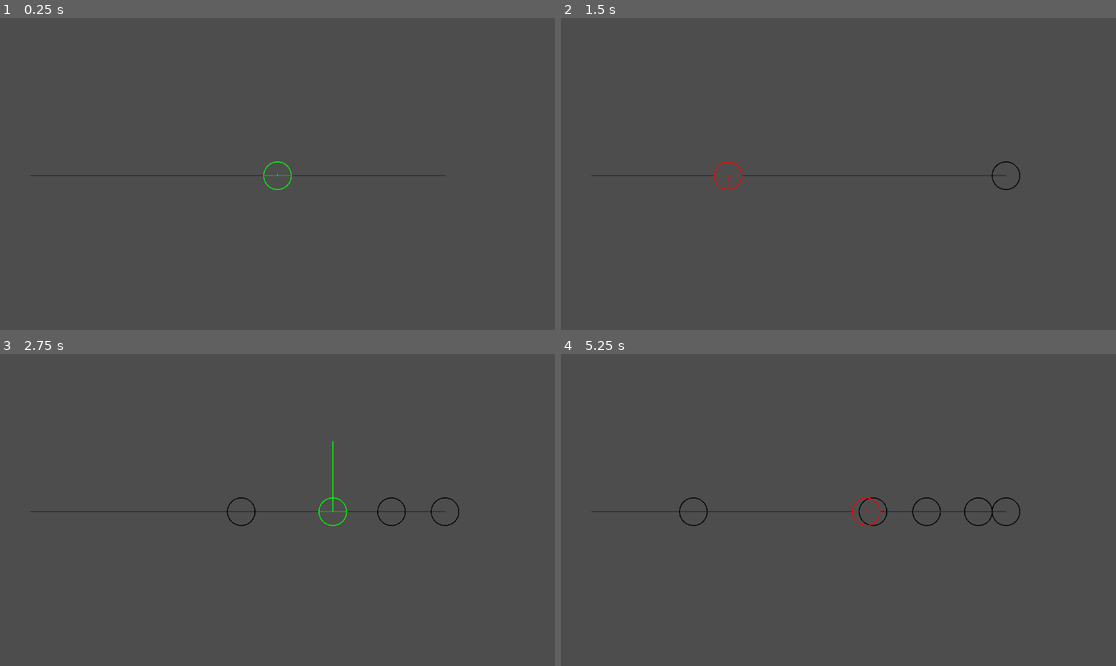
Above: before the commit, frames 1-4 (two rows, left to right).
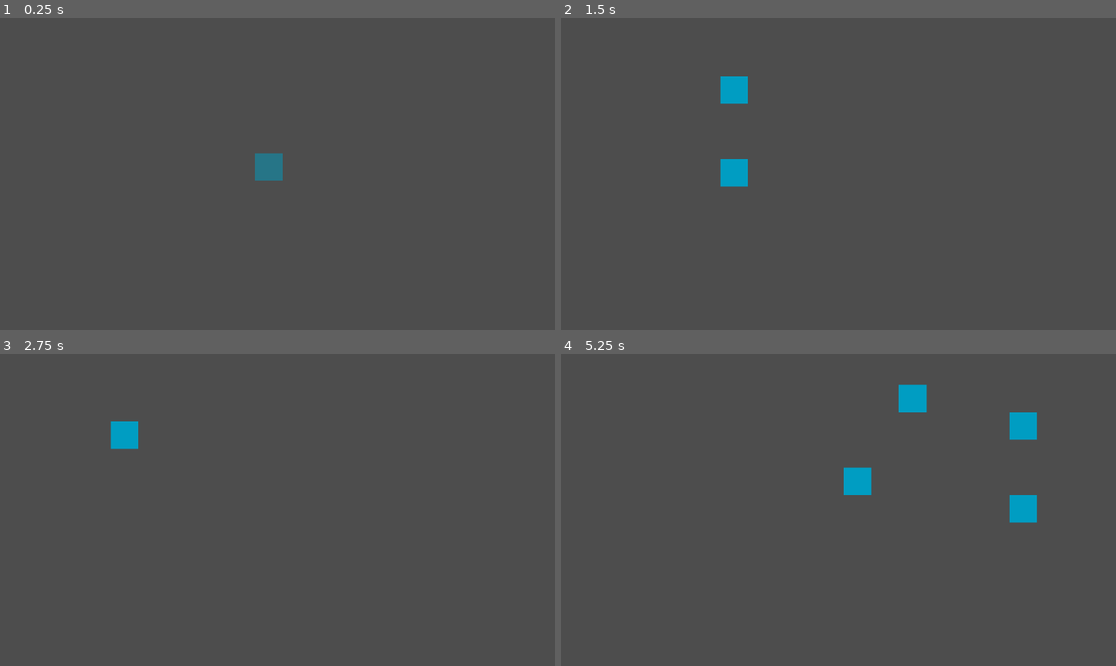
Above: after the commit, the same moments.

Repository: Alexanderbyb78/factory-game
Game: Godot game, scene res://main.tscn
The game is run twice, just before and just after one commit, with the same random seed, the same clock (stepped at 60 frames per second) and the same inputs.
Inputs (mouse positions are in pixels of both pictures, inside the frame that each line leads up to):
- Up to frame 1 (0.25 s): no input
- Up to frame 2 (1.5 s): tap Enter at 0.5 s; move the mouse to (960, 158) at 0.52 s; hold Right (ui_right) 0.53-1.28 s; hold Right mouse button (RMB, bound only before the commit) 0.53-1.28 s; click (960, 158) at 0.67 s; move the mouse to (727, 189) at 1.27 s; hold Down (ui_down) from 1.28 s (still down); right-click (727, 189) at 1.35 s; click (727, 189) at 1.42 s
- Up to frame 3 (2.75 s): move the mouse to (333, 441) at 2.02 s; release Down (ui_down) at 2.03 s; hold Right (ui_right) from 2.03 s (still down); hold Right mouse button (RMB, bound only before the commit) from 2.03 s (still down); click (333, 441) at 2.17 s
- Up to frame 4 (5.25 s): move the mouse to (810, 572) at 2.77 s; release Right (ui_right) at 2.78 s; release Right mouse button (RMB, bound only before the commit) at 2.78 s; hold Up (ui_up) 2.78-3.53 s; right-click (810, 572) at 2.85 s; click (810, 572) at 2.92 s; move the mouse to (1005, 556) at 3.52 s; hold Right mouse button (RMB, bound only before the commit) 3.53-4.28 s; hold Left (ui_left) 3.53-5.03 s; click (1005, 556) at 3.67 s; move the mouse to (672, 463) at 4.27 s; right-click (672, 463) at 4.35 s; click (672, 463) at 4.42 s; move the mouse to (866, 510) at 5.02 s; hold Down (ui_down) from 5.03 s (still down); hold Right mouse button (RMB, bound only before the commit) from 5.03 s (still down); click (866, 510) at 5.17 s

The runs differ from the first frame. In frame 1, 0.6% of the frame differs, in the area x 5-81%, y 43-56%; in frame 2, 1.1%; in frame 3, 0.9%; in frame 4, 2.3%, in the area x 5-86%, y 9-56%.

Commit message:
init: управление камерой

Diff:
--- /dev/null
+++ b/camera_2d.gd
@@ -0,0 +1,32 @@
+extends Camera2D
+
+@export var move_speed: float = 800.0
+@export var zoom_speed: float = 0.1
+@export var min_zoom: float = 0.2
+@export var max_zoom: float = 4.0
+
+var target_zoom: float = 1.0
+
+func _ready():
+	target_zoom = zoom.x
+
+func _process(delta: float) -> void:
+	var direction = Input.get_vector("ui_left", "ui_right", "ui_up", "ui_down")
+	zoom_camera(delta)
+	position += direction * (move_speed / zoom.x) * delta
+
+func zoom_camera(_delta):
+	if is_equal_approx(zoom.x, target_zoom):
+		return
+	var mouse_world = get_global_mouse_position()
+	var ratio = zoom.x / target_zoom
+	position = mouse_world + (position - mouse_world) * ratio
+	zoom = Vector2(target_zoom, target_zoom)
+
+func _input(event):
+	if event is InputEventMouseButton:
+		if event.ctrl_pressed:
+			if event.button_index == MOUSE_BUTTON_WHEEL_UP and event.pressed:
+				target_zoom = clamp(target_zoom * (1.0 + zoom_speed), min_zoom, max_zoom)
+			if event.button_index == MOUSE_BUTTON_WHEEL_DOWN and event.pressed:
+				target_zoom = clamp(target_zoom * (1.0 - zoom_speed), min_zoom, max_zoom)
--- a/entities/buildings/automatization/scripts/belt_logic.gd
+++ b/entities/buildings/automatization/scripts/belt_logic.gd
@@ -5,7 +5,7 @@
 var item_ids: PackedByteArray = PackedByteArray()
 var cashed_positions: PackedByteArray = PackedByteArray()
 
-var B: int = 240
+var B: int = 0
 var A: int = 0
 var L: int = 240
 var item_size: int = 16
@@ -14,9 +14,12 @@
 var transfer_offset := 0
 var next_belt : belt_logic_reverse = null
 
+# IT LOOKS LIKE THIS:
+#B ; distances.reversed() ; A
+#|-- B --|-- Предмет 3 --|-- dist[2] --|-- Предмет 2 --|-- dist[1] --|-- Предмет 1 --|-- dist[0] --|-- Предмет 0 --|-- A --|
+
 func _init(Length:int=240, size_of_item:int=16):
 	L = Length
-	B = Length
 	item_size = size_of_item
 
 func add_item(p:int=0, id:int=0) -> void:
@@ -87,7 +90,16 @@
 		A -= 1; B += 1
 		if A == 0:
 			focus = 0; cashed_positions.append(L)
-			if is_next: move_tick()
+			if is_next:
+				focus = -1
+				next_belt.add_item(transfer_offset, item_ids[0])
+				cashed_positions.clear()
+				item_ids.remove_at(0)
+				if item_ids.size() > 0:
+					A += distances[0]
+					distances.remove_at(0)
+				else:
+					A = 0; B = 0
 	elif is_next:
 		focus = -1
 		next_belt.add_item(transfer_offset, item_ids[0])
--- a/entities/buildings/automatization/scripts/belt_test.gd
+++ b/entities/buildings/automatization/scripts/belt_test.gd
@@ -3,7 +3,7 @@
 @export var belt_id := 0
 @export var next_belt_id := 0
 
-@onready var belt : belt_logic_reverse = belt_logic_reverse.new()
+@onready var belt : belt_logic_reverse = belt_logic_reverse.new(240, 4)
 var _overlay : Node2D = Node2D.new()
 
 #var item_textures = [
--- a/main.tscn
+++ b/main.tscn
@@ -1,14 +1,13 @@
 [gd_scene format=3 uid="uid://bw7gramankjy1"]
 
-[ext_resource type="Script" uid="uid://ba27sa137jhjv" path="res://main.gd" id="1_ig7tw"]
-[ext_resource type="PackedScene" uid="uid://b6yxi3be4haxf" path="res://entities/buildings/automatization/scenes/belt-test.tscn" id="2_0xm2m"]
+[ext_resource type="PackedScene" uid="uid://dm7jntbhslnln" path="res://tiles.tscn" id="3_1bvp3"]
+[ext_resource type="Script" uid="uid://dqdmqpafwtch6" path="res://camera_2d.gd" id="3_h2yge"]
 
 [node name="Main" type="Node2D" unique_id=637325648]
-script = ExtResource("1_ig7tw")
-
-[node name="Node2D" parent="." unique_id=1249113260 instance=ExtResource("2_0xm2m")]
-position = Vector2(454, 293)
 
 [node name="Camera2D" type="Camera2D" parent="." unique_id=2127771601]
 position = Vector2(597, 292)
 zoom = Vector2(3.585, 3.585)
+script = ExtResource("3_h2yge")
+
+[node name="Node2D" parent="." unique_id=498961686 instance=ExtResource("3_1bvp3")]
--- a/project.godot
+++ b/project.godot
@@ -15,14 +15,6 @@
 config/features=PackedStringArray("4.6", "Forward Plus")
 config/icon="res://icon.svg"
 
-[input]
-
-RMB={
-"deadzone": 0.2,
-"events": [Object(InputEventMouseButton,"resource_local_to_scene":false,"resource_name":"","device":-1,"window_id":0,"alt_pressed":false,"shift_pressed":false,"ctrl_pressed":false,"meta_pressed":false,"button_mask":2,"position":Vector2(269, 21),"global_position":Vector2(278, 69),"factor":1.0,"button_index":2,"canceled":false,"pressed":true,"double_click":false,"script":null)
-]
-}
-
 [physics]
 
 3d/physics_engine="Jolt Physics"
--- /dev/null
+++ b/tiles.gd
@@ -0,0 +1,66 @@
+extends Node2D
+
+var d : = 0:
+	set(x):
+		d = x
+		overlay.queue_redraw()
+
+var overlay : Node2D = Node2D.new()
+
+var tiles : Dictionary = {}
+
+const TILE = 16
+const COLORS = [
+	Color(0.0, 0.617, 0.76, 1.0),
+	Color(0.795, 0.216, 1.0, 1.0),
+	Color(0.859, 0.411, 0.0, 1.0),
+	Color(0.417, 0.632, 0.0, 1.0)
+]
+
+var half_tile = Vector2(TILE, TILE)/2.0
+
+func _ready() -> void:
+	add_child(overlay)
+	overlay.draw.connect(_overlay_draw)
+
+func _input(event: InputEvent) -> void:
+	if event is InputEventKey and event.is_pressed():
+		if range(49, 53).has(event.keycode):
+			d = event.keycode - 49
+
+	if event is InputEventMouseButton and event.is_pressed() and not event.ctrl_pressed:
+		if event.button_index == MOUSE_BUTTON_WHEEL_UP:
+			d = wrapi(d+1, 0, 4)
+		if event.button_index == MOUSE_BUTTON_WHEEL_DOWN:
+			d = wrapi(d-1, 0, 4)
+
+		if event.button_index == MOUSE_BUTTON_LEFT:
+			var tile_pos = round(get_global_mouse_position()/TILE)
+			tiles[tile_pos] = d
+			queue_redraw()
+			overlay.queue_redraw()
+		if event.button_index == MOUSE_BUTTON_RIGHT:
+			var tile_pos = round(get_global_mouse_position()/TILE)
+			tiles.erase(tile_pos)
+			queue_redraw()
+			overlay.queue_redraw()
+	if event is InputEventMouseMotion:
+		overlay.queue_redraw()
+
+func _draw() -> void:
+	var color : Color
+	for t in tiles:
+		var rect = Rect2(t*TILE-half_tile, Vector2(TILE,TILE))
+		color = COLORS[tiles[t]]
+		draw_rect(rect, color)
+
+func _overlay_draw():
+	var tile_pos = round(get_global_mouse_position()/TILE)
+	var color : Color = COLORS[d]
+	var rect = Rect2(tile_pos*TILE-half_tile, Vector2(TILE,TILE))
+	if tiles.has(tile_pos):
+		rect = rect.grow(TILE/-12.0)
+		overlay.draw_rect(rect, color, false, TILE/6.0)
+	else:
+		color.a = 0.5
+		overlay.draw_rect(rect, color)
--- /dev/null
+++ b/tiles.tscn
@@ -0,0 +1,6 @@
+[gd_scene format=3 uid="uid://dm7jntbhslnln"]
+
+[ext_resource type="Script" uid="uid://c7hw32yjda0um" path="res://tiles.gd" id="1_7h0kd"]
+
+[node name="Node2D" type="Node2D" unique_id=498961686]
+script = ExtResource("1_7h0kd")
Not shown, added: camera_2d.gd.uid
Not shown, added: tiles.gd.uid
